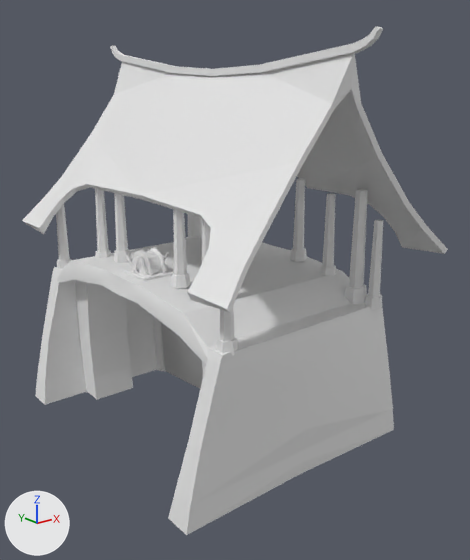
The Blender file _blender_files/gate_door_new.blend as it was, and as the next commit left it.
One viewpoint serves both versions: a camera (50 mm lens) standing at (-169.0, -230.0, 156.0) and looking at (5.0, -12.0, 69.0). Arrows for +X, +Y and +Z are at lower left; the lights stay in place. Materials are left out; every surface is plain grey.

Names of what the first picture shows: 'DOORR', 'GATE_M', 'WHEELX', 'WINCHX'.
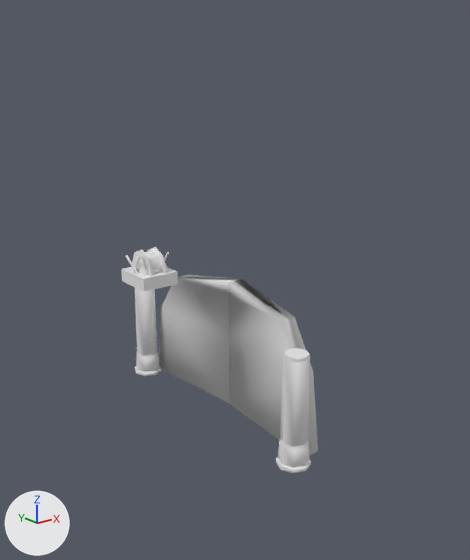
What differs and where, as boxes (x1, y1, x2, y2) in the pictures (470 x 560 px):
```json
{"object": "GATE_M", "change": "deleted", "before": [22, 26, 448, 535]}
{"object": "PILLAR_L", "change": "added", "after": [276, 348, 311, 473]}
{"object": "PILLAR_R", "change": "added", "after": [135, 288, 161, 376]}
{"object": "DOORL", "change": "unchanged, uncovered by the edit", "after": [229, 279, 318, 456]}
{"object": "DOORR", "change": "unchanged, uncovered by the edit", "before": [161, 322, 203, 388], "after": [159, 275, 240, 403]}
```

Edits to the scene script, one JSON object a line:
```json
{"op": "add", "block": "me_gate_up_l_002", "code": ["me_gate_up_l_002 = bpy.data.meshes.new('GATE_UP_L.002')", "me_gate_up_l_002.from_pydata(...)  # 116 vertices, 112 faces; spans x -7.5..7.2, y 51.1..65.9, z 0.0..50.4"]}
{"op": "add", "block": "me_gate_up_l", "code": ["me_gate_up_l = bpy.data.meshes.new('GATE_UP_L')", "me_gate_up_l.from_pydata(...)  # 116 vertices, 112 faces; spans x -7.5..7.2, y -65.4..-50.6, z 0.0..50.4"]}
{"op": "remove", "block": "ob_gate_m", "code": ["ob_gate_m = bpy.data.objects.new('GATE_M', me_gate_m_001)", "ob_gate_m.location = (0.0, 0.0, 77.9)", "ob_gate_m.rotation_euler = (0.0, 0.0, 1.571)  # degrees (0, 0, 90)"]}
{"op": "add", "block": "ob_pillar_r", "code": ["ob_pillar_r = bpy.data.objects.new('PILLAR_R', me_gate_up_l_002)", "ob_pillar_r.location = (0.0, 0.0, 0.0)"]}
{"op": "add", "block": "ob_pillar_l", "code": ["ob_pillar_l = bpy.data.objects.new('PILLAR_L', me_gate_up_l)", "ob_pillar_l.location = (0.0, 0.0, 0.0)"]}
```
